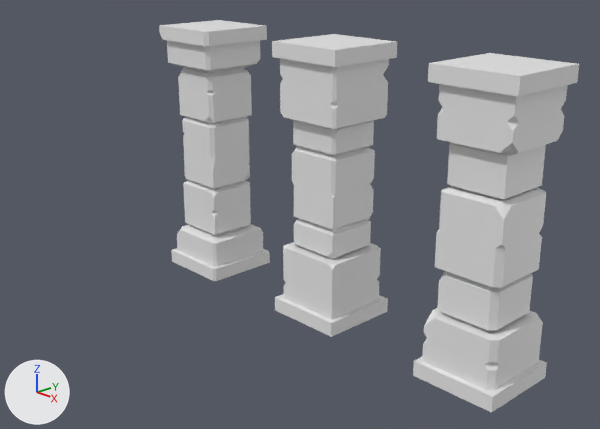
What one commit did to the Blender file Modular Dungeon/Barrel.blend.
Camera for both pictures: a 50 mm lens placed at (7.96, -6.11, 4.08), pointed at (0.91, 0.55, 0.75). Arrows for +X, +Y and +Z are at lower left; the lights stay in place.
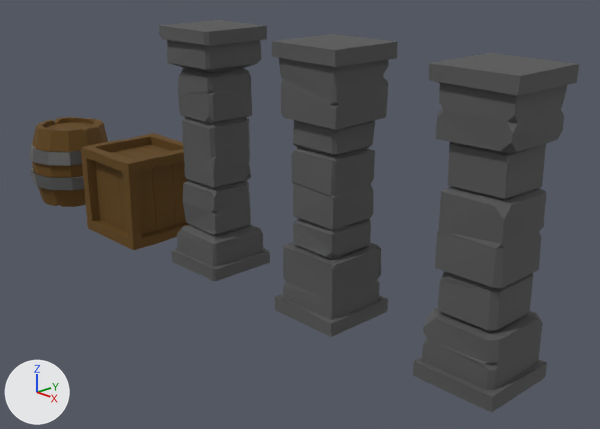
Patch to the scene script:
```diff
--- a/Modular Dungeon/Barrel.blend.py
+++ b/Modular Dungeon/Barrel.blend.py
@@ mat_grey @@
+mat_grey = principled_material('Grey')
+mat_grey.base_color = (0.094, 0.094, 0.094)  # dark grey #565656
+mat_grey.roughness = 0.853
@@ mat_brown @@
+mat_brown = principled_material('Brown')
+mat_brown.base_color = (0.12, 0.0564, 0.00364)  # brown #61430c
+mat_brown.roughness = 0.843
@@ mat_metalgrey @@
+mat_metalgrey = principled_material('Metalgrey')
+mat_metalgrey.base_color = (0.26, 0.26, 0.26)  # grey #8b8b8b
+mat_metalgrey.metallic = 1.0
+mat_metalgrey.roughness = 0.422
@@ me_cylinder @@
 # used by ob_barrel; location = (0.0, 0.0, 0.61)
-me_cylinder.from_pydata(...)  # 208 vertices, 188 faces; spans x -1.0..1.0, y -1.0..1.0, z -1.61..0.61
+me_cylinder.from_pydata(...)  # 200 vertices, 182 faces; spans x -0.64..0.64, y -0.64..0.64, z -0.61..0.61
+# me_cylinder part 1: 110 faces spanning x -0.6..0.6, y -0.6..0.6, z -0.61..0.61 switch from no material to mat_brown (brown #61430c)
+# me_cylinder part 2: 72 faces spanning x -0.64..0.64, y -0.64..0.64, z -0.3..0.3 switch from no material to mat_metalgrey (grey #8b8b8b)
@@ me_cube_002 @@
 me_cube_002.from_pydata(...)  # 194 vertices, 154 faces; spans x -0.45..0.45, y -0.45..0.45, z -1.5..1.5
+me_cube_002.materials.append(mat_grey)  # dark grey #565656
@@ me_cube_004 @@
 me_cube_004.from_pydata(...)  # 196 vertices, 167 faces; spans x -0.45..0.45, y -0.45..0.45, z -1.5..1.5
+me_cube_004.materials.append(mat_grey)  # dark grey #565656
@@ me_cube_005 @@
 me_cube_005.from_pydata(...)  # 188 vertices, 163 faces; spans x -0.45..0.45, y -0.45..0.45, z -1.5..1.5
+me_cube_005.materials.append(mat_grey)  # dark grey #565656
@@ ob_barrel @@
 ob_barrel = bpy.data.objects.new('Barrel', me_cylinder)
-ob_barrel.location = (0.0, 0.0, 0.61)
-ob_barrel.hide_set(True)
+ob_barrel.location = (-3.75, 0.0, 0.61)
@@ ob_crate @@
 ob_crate = bpy.data.objects.new('Crate', me_cube_001)
-ob_crate.location = (0.0, 0.0, 0.61)
-ob_crate.hide_set(True)
+ob_crate.location = (-1.71, 0.0, 0.61)
```

Where the change shows, as pixel boxes [x1, y1, x2, y2] in the pictures (600 x 429 px):
'Cube.002', recoloured
    both: [413, 53, 579, 413]
'Cube.001', recoloured
    both: [272, 34, 397, 337]
'Cube', recoloured
    both: [159, 20, 270, 281]
'Crate', shown (brown)
    after: [81, 133, 189, 250]
'Barrel', shown
    after: [29, 117, 110, 207]
part 1 of me_cylinder, recoloured (brown)
    after: [32, 117, 108, 207]
part 2 of me_cylinder, recoloured
    after: [30, 139, 110, 190]
